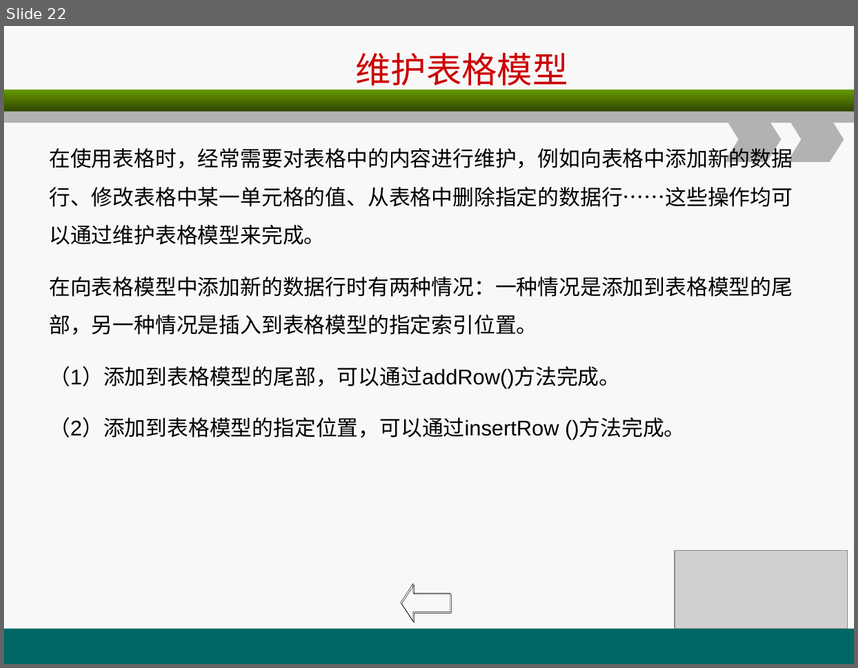
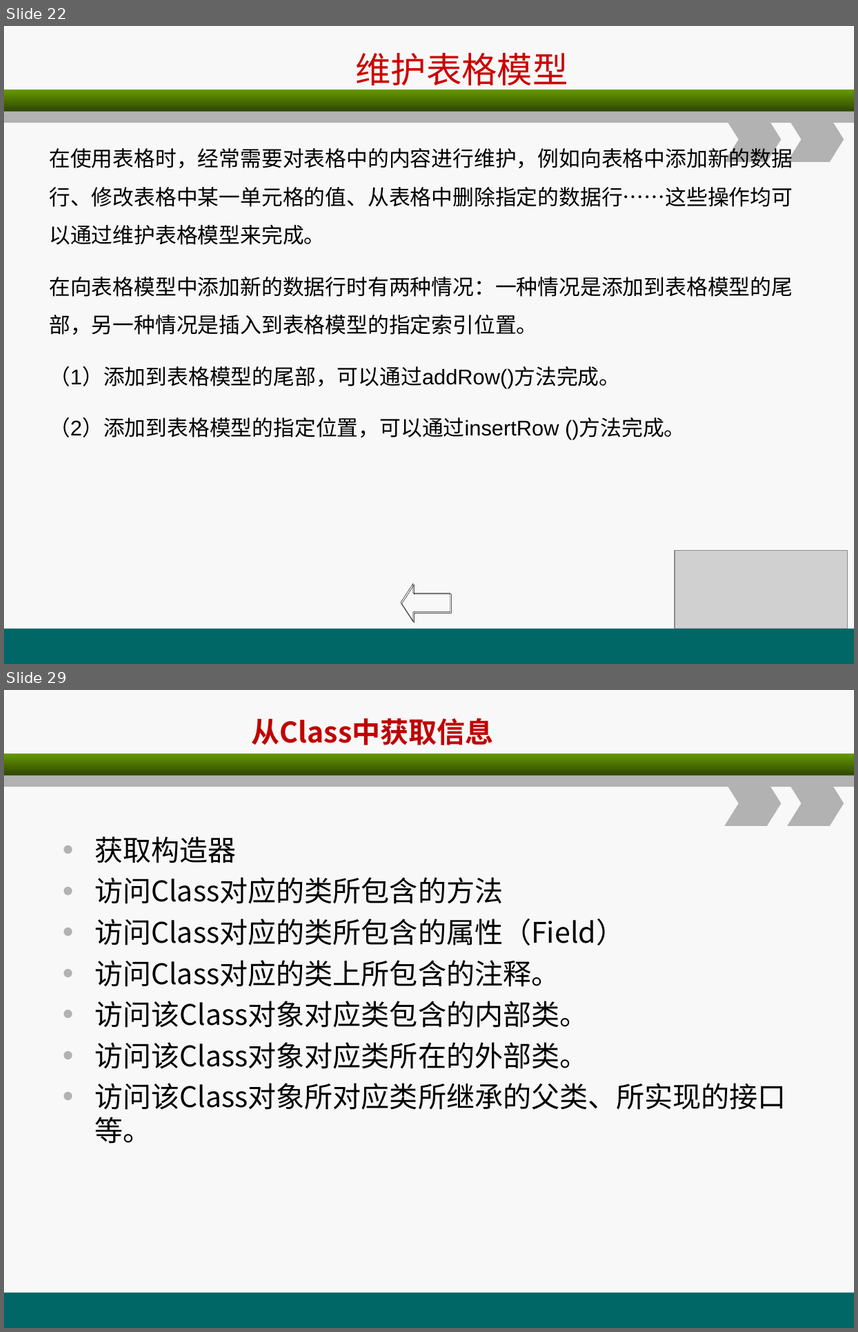
Before and after one commit to christwei/gitDoc, a slide deck: 课件/环宇/javaSE进阶/B1.ppt. Shown one above the other, each under a label of ours: slide 22 before the commit, slides 22 and 29 after it; the slides between them are not shown. The pictures are 858x668 and 858x1332 pixels, drawn with LibreOffice and Linux fonts; fonts in the diff are those of the drawing; grey boxes stand for pictures. Boxes give left, top, right and bottom in pixels: in the first picture for what was removed or moved away, otherwise in the second. Text is boxed around its words. In the diff, an @@ line names an element or a change of style, - is before the commit and + after.

```diff
--- a/课件/环宇/javaSE进阶/B1.ppt
+++ b/课件/环宇/javaSE进阶/B1.ppt
@@ slide 29 added at [4,690,854,1328], background #F8F8F8; not listed: 5 template elements that a slide beside it also shows @@
@@ text added at [252,718,494,745], 24 pt, text #C00000, bold @@
+从Class中获取信息
@@ text added at [94,836,786,1143], 24 pt, text #000000 @@
+• 获取构造器
+• 访问Class对应的类所包含的方法
+• 访问Class对应的类所包含的属性（Field）
+• 访问Class对应的类上所包含的注释。
+• 访问该Class对象对应类包含的内部类。
+• 访问该Class对象对应类所在的外部类。
+• 访问该Class对象所对应类所继承的父类、所实现的接口等。
```
Also in this commit, not shown: 1 slide changed, 20 other slides added, 17 other files.
